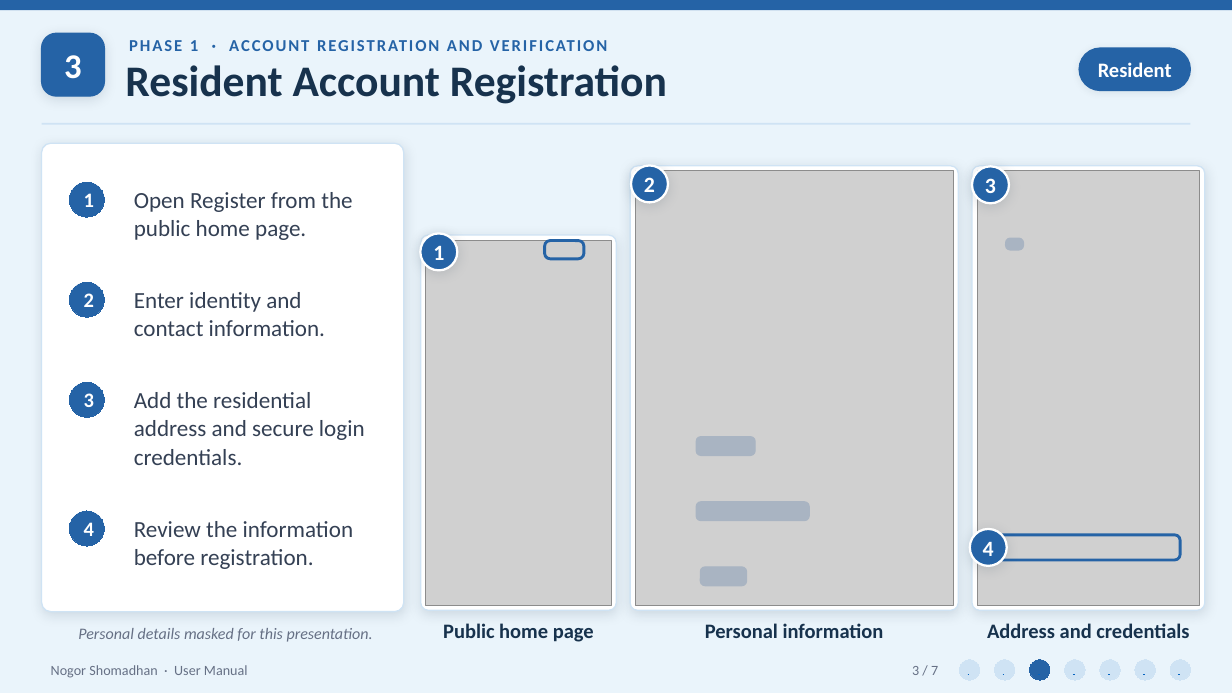
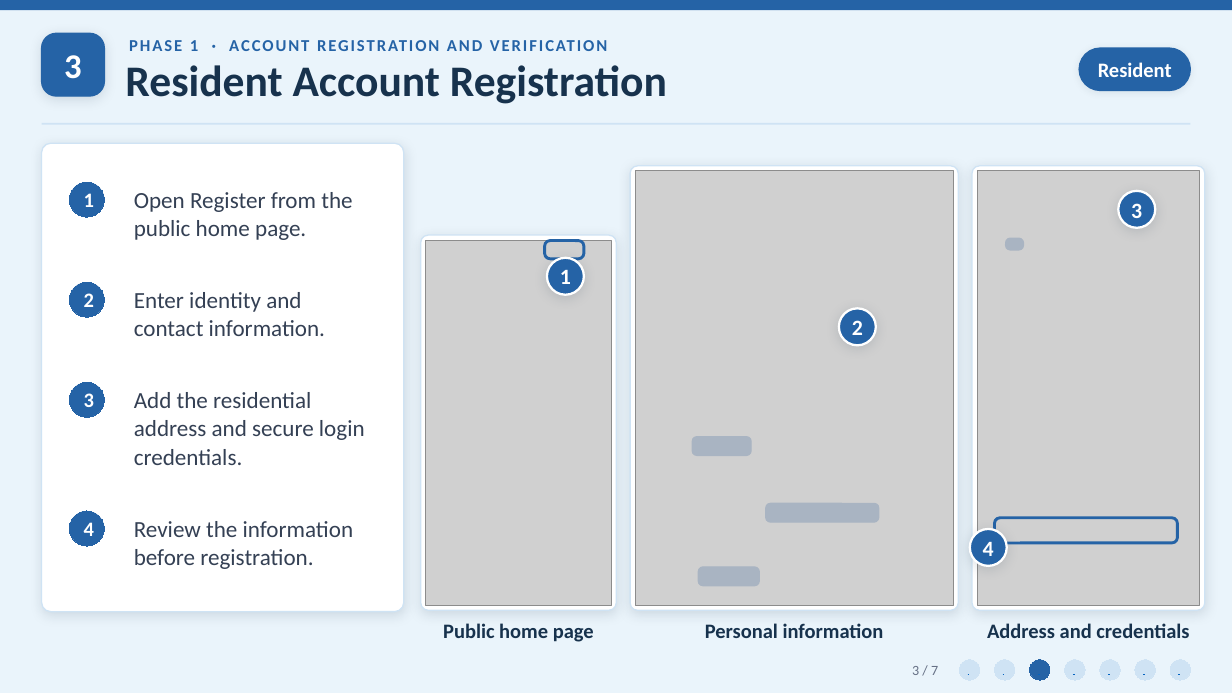
Before and after one commit to Zawadur-Rafid/NogorShomadhan, a slide deck: slide 3 of User Manual/NogorShomadhan_UserManual_Phase1.pptx. Drawn at 1232x693 pixels with LibreOffice and Linux fonts; fonts in the diff are those of the drawing; grey boxes stand for pictures. Boxes give left, top, right and bottom in pixels: in the first picture for what was removed or moved away, otherwise in the second. Text is boxed around its words. In the diff, an @@ line names an element or a change of style, - is before the commit and + after.

```diff
--- a/User Manual/NogorShomadhan_UserManual_Phase1.pptx
+++ b/User Manual/NogorShomadhan_UserManual_Phase1.pptx
@@ text "3": place and size @@
-text "3" at (985, 178, 996, 193)
+text "3" at (1131, 203, 1142, 218)
@@ ellipse: place and size @@
-ellipse at (972, 166, 1009, 203)
+ellipse at (1118, 191, 1155, 228)
@@ text "1": place and size @@
-text "1" at (433, 246, 444, 260)
+text "1" at (560, 270, 571, 284)
@@ ellipse: place and size @@
-ellipse at (421, 234, 457, 271)
+ellipse at (547, 258, 584, 295)
@@ text "2": place and size @@
-text "2" at (644, 177, 655, 192)
+text "2" at (852, 320, 863, 335)
@@ ellipse: place and size @@
-ellipse at (631, 165, 668, 202)
+ellipse at (839, 309, 876, 346)
@@ rounded rectangle: place and size @@
-rounded rectangle at (697, 437, 756, 456)
+rounded rectangle at (692, 437, 751, 456)
@@ rounded rectangle: place and size @@
-rounded rectangle at (697, 502, 810, 520)
+rounded rectangle at (766, 504, 879, 522)
@@ rounded rectangle: place and size @@
-rounded rectangle at (997, 535, 1180, 560)
+rounded rectangle at (994, 518, 1177, 543)
@@ rounded rectangle: place and size @@
-rounded rectangle at (701, 567, 747, 586)
+rounded rectangle at (699, 567, 760, 586)
@@ text removed at (78, 628, 373, 642) @@
-Personal details masked for this presentation.
@@ text removed at (51, 665, 248, 678) @@
-Nogor Shomadhan · User Manual
```
Also in this commit, not shown: 6 other slides changed.
